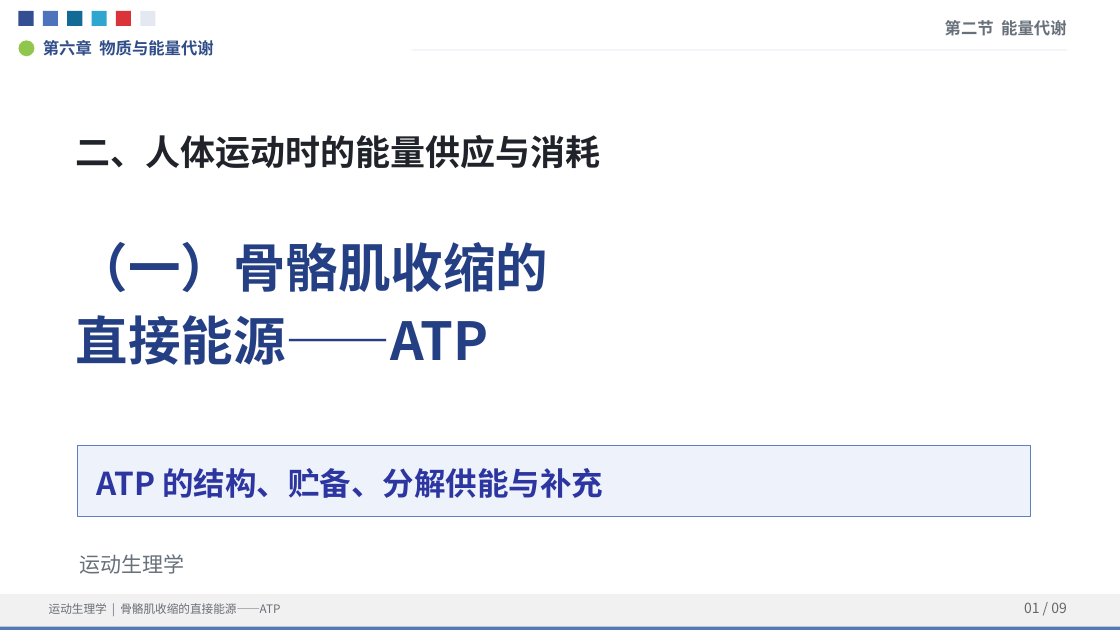
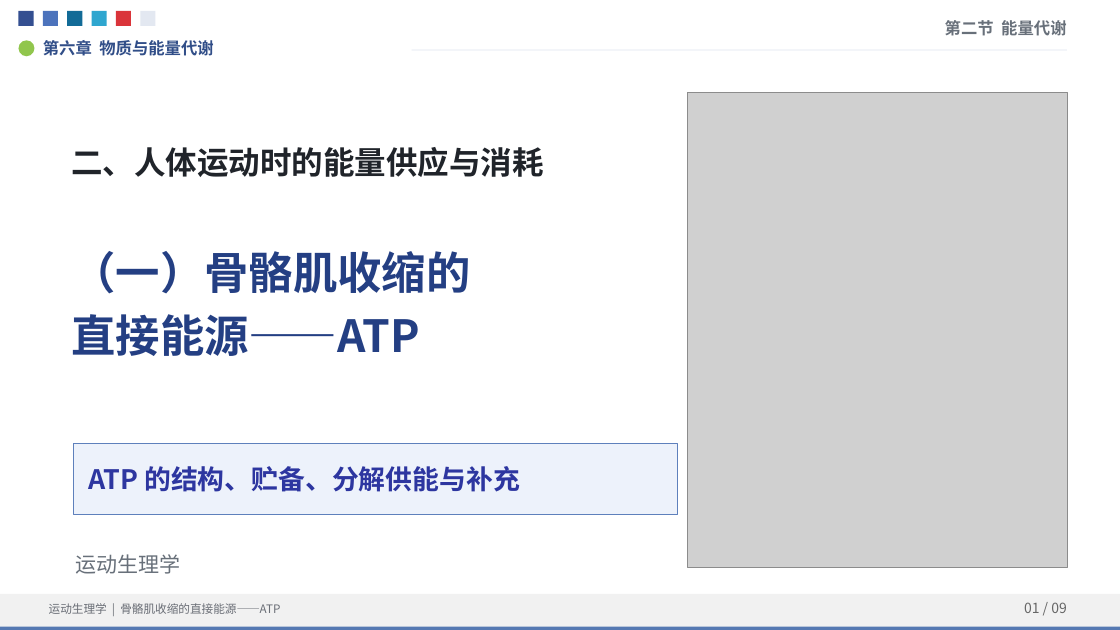
Before and after one commit to TaoXyjammy/ATPLecture, a slide deck: slide 1 of ATP_Lecture_Animated.pptx. Drawn at 1120x630 pixels with LibreOffice and Linux fonts; fonts in the diff are those of the drawing; grey boxes stand for pictures. Boxes give left, top, right and bottom in pixels: in the first picture for what was removed or moved away, otherwise in the second. Text is boxed around its words. In the diff, an @@ line names an element or a change of style, - is before the commit and + after.

```diff
--- a/ATP_Lecture_Animated.pptx
+++ b/ATP_Lecture_Animated.pptx
@@ picture added at [688,92,1068,567] @@
@@ text "二、人体运动时的能量供应与消耗": place and size @@
-text "二、人体运动时的能量供应与消耗" at [76,135,601,169]
+text "二、人体运动时的能量供应与消耗" at [71,147,544,177]
@@ text "二、人体运动时的能量供应与消耗" at [71,147,544,177]: size 30 to 27 pt @@
@@ text "（一）骨骼肌收缩的": place and size @@
-text "（一）骨骼肌收缩的" at [76,242,549,365]
+text "（一）骨骼肌收缩的" at [71,251,470,356]
@@ text "（一）骨骼肌收缩的" at [71,251,470,356]: size 45 to 38 pt @@
@@ rectangle: place and size @@
-rectangle at [77,445,1031,517]
+rectangle at [73,444,678,515]
@@ text "ATP 的结构、贮备、分解供能与补充": place and size @@
-text "ATP 的结构、贮备、分解供能与补充" at [97,468,603,498]
+text "ATP 的结构、贮备、分解供能与补充" at [88,466,520,492]
@@ text "ATP 的结构、贮备、分解供能与补充" at [88,466,520,492]: size 27 to 23 pt @@
@@ text "运动生理学": place and size @@
-text "运动生理学" at [80,554,185,574]
+text "运动生理学" at [76,554,181,574]
```
Also in this commit, not shown: 6 other files.
